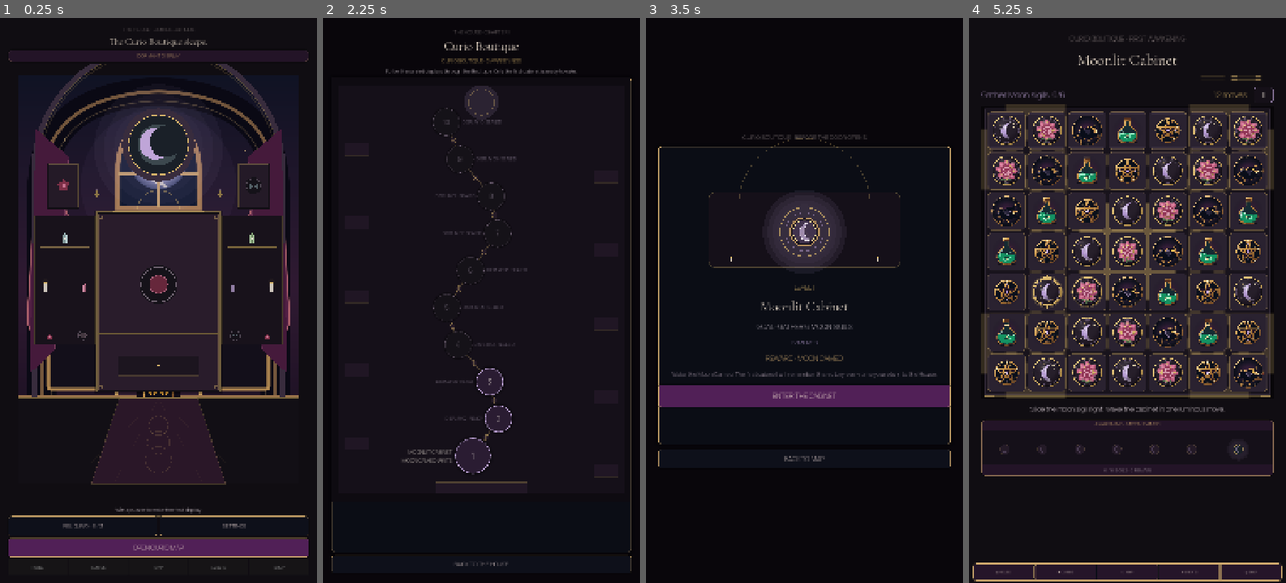
Above: before the commit, frames 1-4 (left to right).
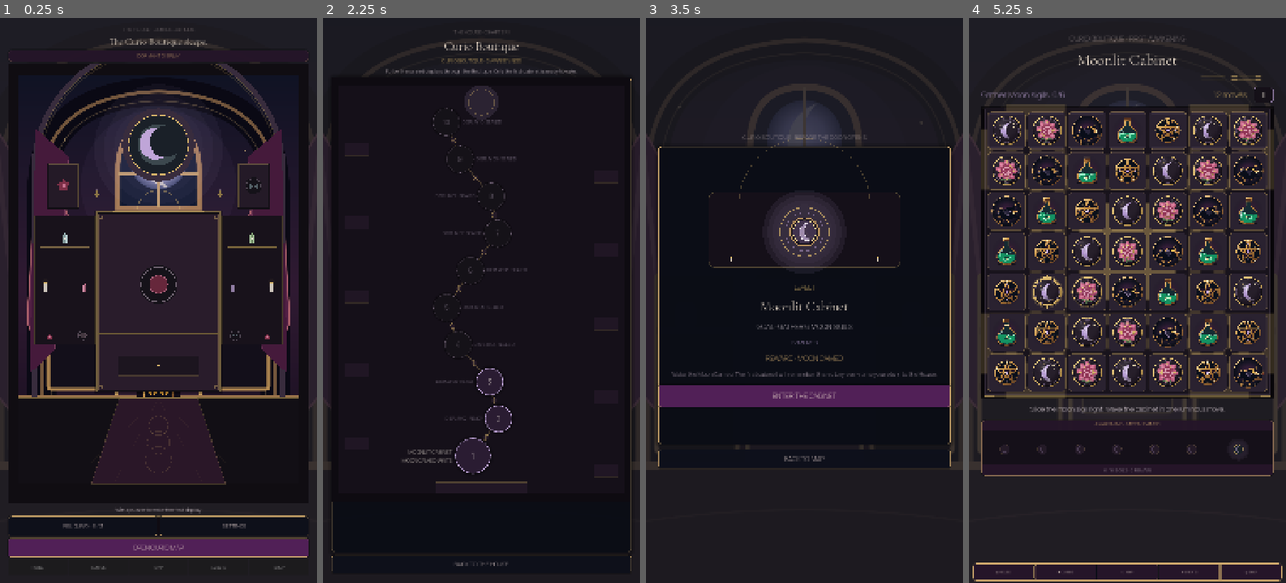
Above: after the commit, the same moments.

Repository: Jay-prodesign/akilta-match3
Game: Godot game, scene res://src/app/app_bootstrap.tscn
Same seed, same stepped clock (60 frames per second), same inputs: the game is played once before the commit and once after it.
Inputs:
- Up to frame 1 (0.25 s): no input
- Up to frame 2 (2.25 s): click "RELIQUARY · 0 / 3" at 0.5 s; click "BACK TO THE HOUSE" at 1.25 s; click "OPEN CURIO MAP" at 2 s
- Up to frame 3 (3.5 s): click "1" at 2.75 s
- Up to frame 4 (5.25 s): click "ENTER THE CABINET" at 3.5 s; click "Ⅱ" at 4.25 s; click "RESTART LEVEL" at 5 s

The runs differ from the first frame. In frame 1, 3.3% of the frame differs, in the area x 0-100%, y 3-80%; in frame 2, 3.8%; in frame 3, 12%, in the area x 0-100%, y 3-90%; in frame 4, 6.0%.

Commit message:
feat(art): apply moonlit gothic environment across every first-party screen

Diff:
--- a/src/app/app_bootstrap.gd
+++ b/src/app/app_bootstrap.gd
@@ -239,6 +239,7 @@
 		_current_screen.queue_free()
 	_current_screen = screen
 	screen_host.add_child(screen)
+	_install_north_star_backdrop(screen)
 	Typography.apply(screen)
 	CurioMaterials.apply(screen)
 
@@ -256,3 +257,32 @@
 			show_feature_preview("Events")
 		"shop":
 			show_feature_preview("Shop")
+
+func _install_north_star_backdrop(screen: Node) -> void:
+	if screen == null or not screen is Control:
+		return
+	if screen.has_node("NorthStarBackdrop"):
+		return
+	const ART_PATH := "res://assets/world/ch01_curio_boutique/curio_boutique_moonlit_backdrop.svg"
+	var file := FileAccess.open(ART_PATH, FileAccess.READ)
+	if file == null:
+		return
+	var image := Image.new()
+	var error := image.load_svg_from_string(file.get_as_text(), 1.0)
+	file.close()
+	if error != OK or image.is_empty():
+		return
+	var backdrop := TextureRect.new()
+	backdrop.name = "NorthStarBackdrop"
+	backdrop.texture = ImageTexture.create_from_image(image)
+	backdrop.expand_mode = TextureRect.EXPAND_IGNORE_SIZE
+	backdrop.stretch_mode = TextureRect.STRETCH_KEEP_ASPECT_COVERED
+	backdrop.set_anchors_and_offsets_preset(Control.PRESET_FULL_RECT)
+	backdrop.modulate = Color(0.72, 0.76, 0.95, 0.52)
+	backdrop.mouse_filter = Control.MOUSE_FILTER_IGNORE
+	backdrop.z_index = -100
+	(screen as Control).add_child(backdrop)
+	(screen as Control).move_child(backdrop, 0)
+	var flat := screen.get_node_or_null("Backdrop")
+	if flat is ColorRect:
+		(flat as ColorRect).color.a = 0.48
